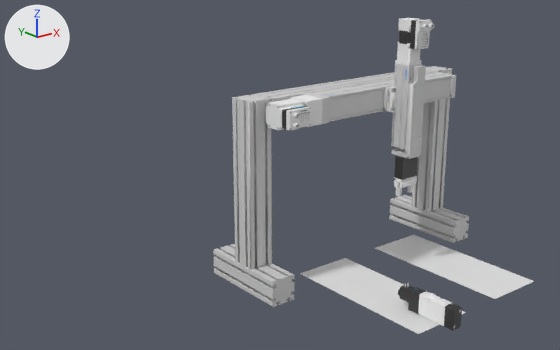
Before and after pictures for a commit that changed the glTF model assets/SMSPickPlace.glb.
One viewpoint serves both versions: a 50 mm lens placed at (-0.992, -1.508, 0.825), pointed at (0.129, -0.106, 0.265). The axes (+X, +Y, +Z) are drawn at upper left. The lights are the same throughout. Both versions are drawn at frame 132 of the action 'Animation'; the numbers are the values there.

Names of what the first picture shows: 'BeltIn', 'BeltOut', '_1277158_VUVS-L2510004772_0', '_175958_HMBS-80_810002358_0', '_175958_HMBS-80_810002358_0.001', '_175958_HMBS-80_810002358_0.002', '_175958_HMBS-80_810004657_0', '_175958_HMBS-80_810004657_0.002', '_4327034_EAMM-A-T10000433_0', '_4795390_EGSC-BS-10004803_0', '_8048305_EGSC-BS-10004805_0', '_8058605_ELGC-BS-10000425_0', '_8084400_EMCS-42-10004822_0', '_8084400_EMCS-57-10000441_0'.
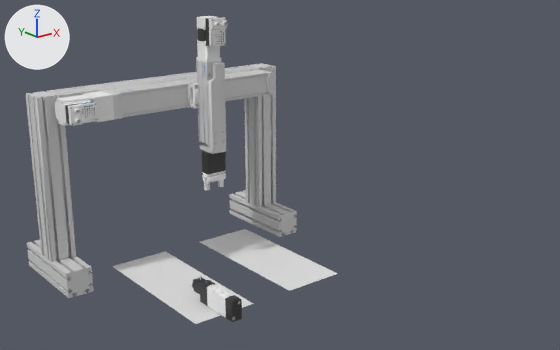
Edits to the bpy script that builds the scene:
```text
Change ob_8058605_elgc_bs_10000425_0:
    ob_8058605_elgc_bs_10000425_0.location: (0.174, -0.157, 0.439) -> (-0.173, 0.177, 0.439)
Change ob_4327034_eamm_a_t10000433_0:
    ob_4327034_eamm_a_t10000433_0.location: (0.174, -0.157, 0.439) -> (-0.173, 0.177, 0.439)
Change ob_8084400_emcs_57_10000441_0:
    ob_8084400_emcs_57_10000441_0.location: (0.174, -0.157, 0.439) -> (-0.173, 0.177, 0.439)
Change ob_175958_hmbs_80_810002358_0:
    ob_175958_hmbs_80_810002358_0.location: (0.065, -0.124, 0.438) -> (-0.282, 0.21, 0.438)
Change ob_175958_hmbs_80_810002358_0_001:
    ob_175958_hmbs_80_810002358_0_001.location: (0.033, -0.124, 0.069) -> (-0.314, 0.21, 0.069)
Change ob_175958_hmbs_80_810002358_0_002:
    ob_175958_hmbs_80_810002358_0_002.location: (0.657, -0.124, 0.07) -> (0.31, 0.21, 0.07)
Change ob_175958_hmbs_80_810004657_0:
    ob_175958_hmbs_80_810004657_0.location: (0.658, -0.249, 0.038) -> (0.311, 0.086, 0.038)
Change ob_175958_hmbs_80_810004657_0_002:
    ob_175958_hmbs_80_810004657_0_002.location: (0.033, -0.239, 0.037) -> (-0.314, 0.095, 0.037)
Change ob_beltin:
    ob_beltin.location: (0.243, -0.337, 0.007) -> (-0.104, -0.003, 0.007)
Change ob_beltout:
    ob_beltout.location: (0.508, -0.337, 0.007) -> (0.161, -0.003, 0.007)
Change ob_1277158_vuvs_l2510004772_0:
    ob_1277158_vuvs_l2510004772_0.location: (0.244, -0.512, 0.009) -> (-0.104, -0.185, 0.009)
```

What differs and where, as boxes (x1, y1, x2, y2) in the pictures (560 x 350 px):
'_175958_HMBS-80_810002358_0.001', moved
    before: (232, 94, 272, 269)
    after: (26, 90, 76, 262)
'BeltOut', moved
    before: (375, 235, 534, 299)
    after: (200, 229, 338, 291)
'BeltIn', moved
    before: (300, 258, 465, 334)
    after: (112, 251, 253, 324)
'_175958_HMBS-80_810002358_0.002', moved
    before: (412, 66, 452, 212)
    after: (244, 63, 276, 207)
'_8058605_ELGC-BS-10000425_0', moved
    before: (303, 72, 456, 124)
    after: (99, 69, 273, 120)
'_175958_HMBS-80_810004657_0.002', moved
    before: (213, 244, 294, 307)
    after: (27, 240, 94, 298)
'_175958_HMBS-80_810004657_0', moved
    before: (389, 195, 469, 243)
    after: (229, 190, 297, 237)
'_8048305_EGSC-BS-10004805_0', moved
    before: (391, 65, 426, 159)
    after: (199, 62, 226, 154)
'_8084400_EMCS-57-10000441_0', moved
    before: (266, 98, 311, 131)
    after: (54, 94, 98, 126)
'_4795390_EGSC-BS-10004803_0', moved
    before: (391, 63, 421, 150)
    after: (196, 60, 222, 145)
'_175958_HMBS-80_810002358_0', moved
    before: (257, 70, 436, 102)
    after: (52, 66, 257, 98)
'_8084400_EMCS-42-10004822_0', moved
    before: (398, 18, 434, 49)
    after: (197, 16, 228, 47)
'_8070832_EHPS-16-10000004_0', moved
    before: (394, 156, 418, 188)
    after: (202, 151, 226, 183)
'_1277158_VUVS-L2510004772_0', moved
    before: (418, 291, 452, 326)
    after: (207, 284, 234, 318)
'_4327034_EAMM-A-T10000433_0', moved
    before: (291, 95, 322, 127)
    after: (84, 91, 114, 122)
'_1539347_VUVS-L2510004778_0', moved
    before: (444, 303, 462, 331)
    after: (225, 295, 242, 322)
'_4281142_EAMM-A-V10004808_0', moved
    before: (395, 47, 421, 66)
    after: (196, 44, 221, 63)
'_2925351_VUVS-L2510004773_0', moved
    before: (408, 287, 426, 314)
    after: (200, 280, 215, 306)
'_4633288_EAHF-L2-10000071_0', moved
    before: (389, 87, 397, 112)
    after: (192, 83, 200, 108)
'_1721059_VACF-B-C10004776_0', moved
    before: (400, 283, 414, 303)
    after: (193, 276, 205, 294)
'_8058613_ELFC-KF-10000427_0', moved
    before: (383, 86, 394, 111)
    after: (187, 83, 195, 107)
'Dedo1', moved
    before: (395, 182, 402, 196)
    after: (203, 177, 210, 191)
'Dedo2', moved
    before: (408, 185, 414, 193)
    after: (218, 179, 224, 187)
'Etiqueta.001', moved
    before: (299, 110, 310, 123)
    after: (82, 105, 95, 117)
'Etiqueta', moved
    before: (420, 34, 428, 47)
    after: (216, 31, 224, 45)
'_DIN-912_-_M5x16_10000072_1', moved (not visible afterwards)
    before: (392, 88, 396, 92)
'_DIN-912_-_M5x16_10000072_0', moved (not visible before)
    after: (195, 104, 199, 107)
'Festo_Logo_low.001', moved (not visible afterwards)
    before: (405, 70, 407, 77)
'_1878611_VACF-B--10004777_0', moved (not visible afterwards)
    before: (398, 289, 400, 296)
